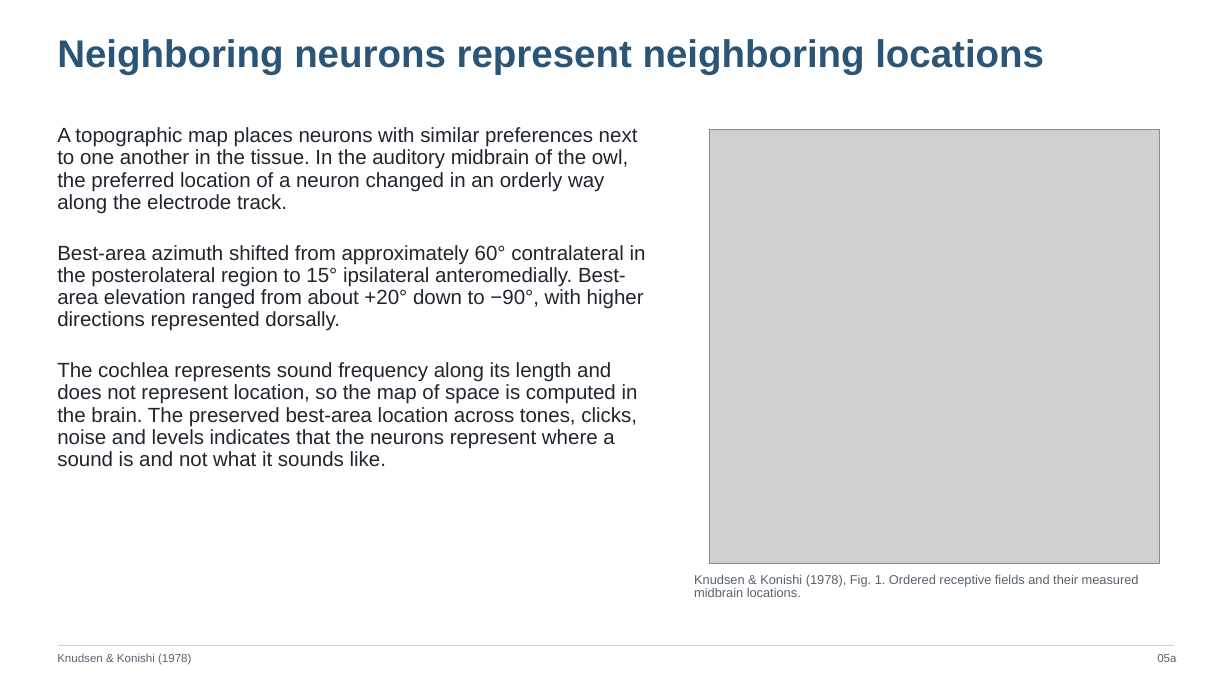
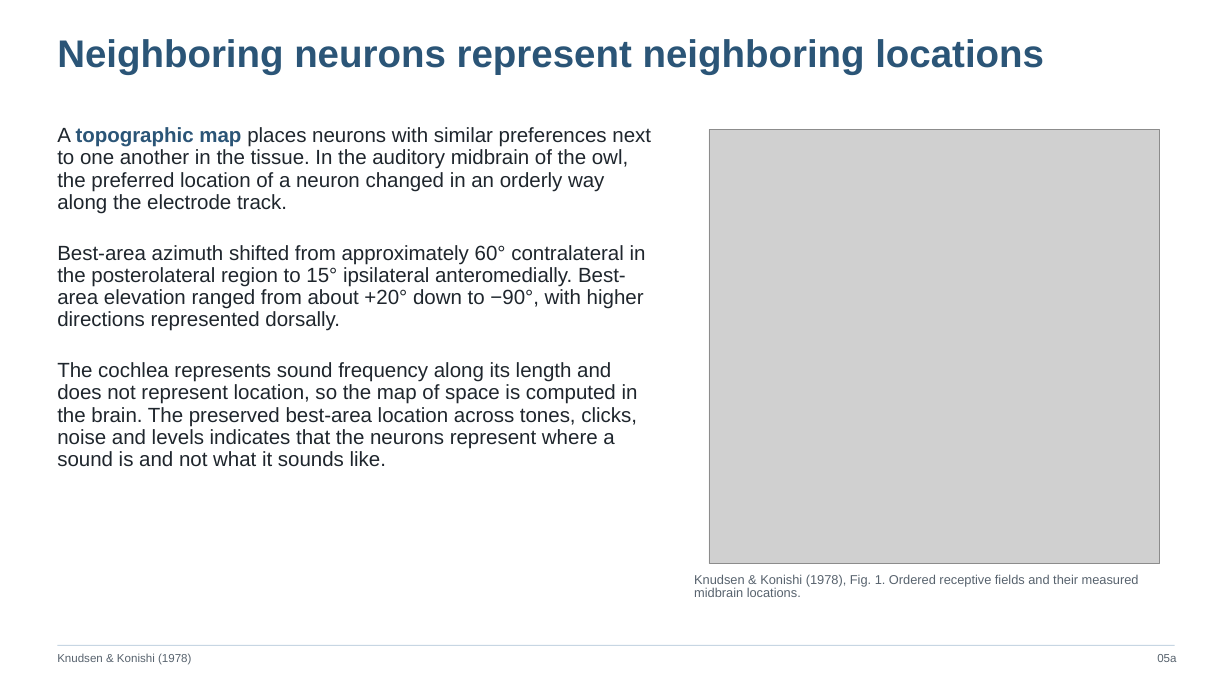
Before and after one commit to jordanxxlopez/NEUROETHOLOGY, a slide deck: slide 7 of scaffolded/Neuroethology_Lecture18_FA2026_SCAFFOLDED.pptx. Drawn at 1232x693 pixels with LibreOffice and Linux fonts; fonts in the diff are those of the drawing; grey boxes stand for pictures. Boxes give left, top, right and bottom in pixels: in the first picture for what was removed or moved away, otherwise in the second. Text is boxed around its words. In the diff, an @@ line names an element or a change of style, - is before the commit and + after.

```diff
--- a/scaffolded/Neuroethology_Lecture18_FA2026_SCAFFOLDED.pptx
+++ b/scaffolded/Neuroethology_Lecture18_FA2026_SCAFFOLDED.pptx
@@ text "A topographic map places neurons ..." at <box>57,127,651,214</box>: text colour #1F262D to #2B5577, bold on in "topographic map" @@
```
Also in this commit, not shown: 13 other slides changed, 29 other files.
